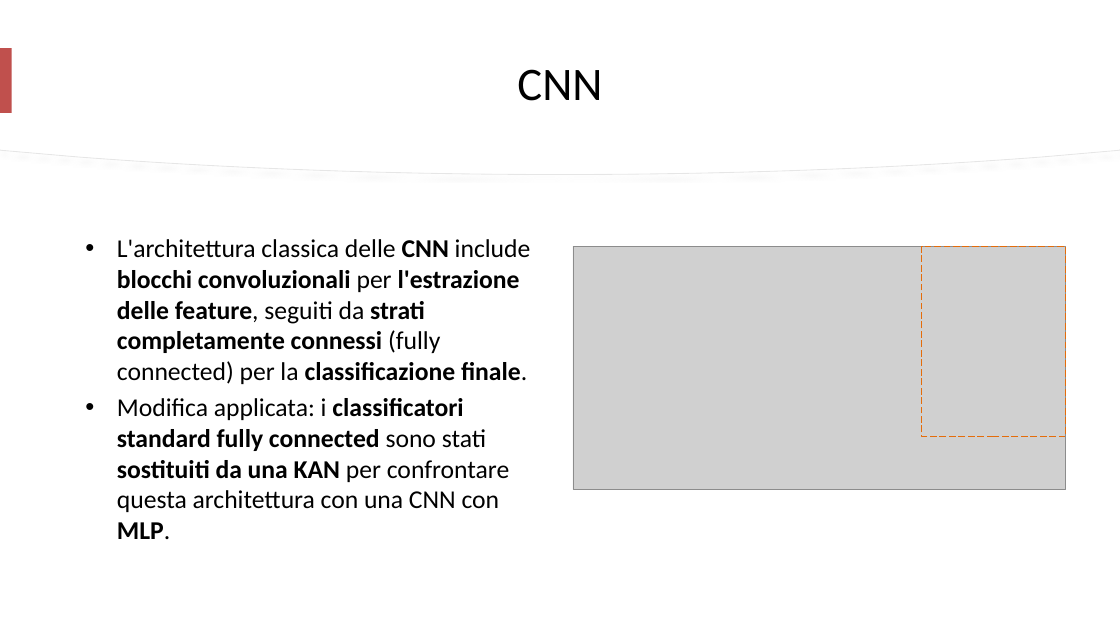
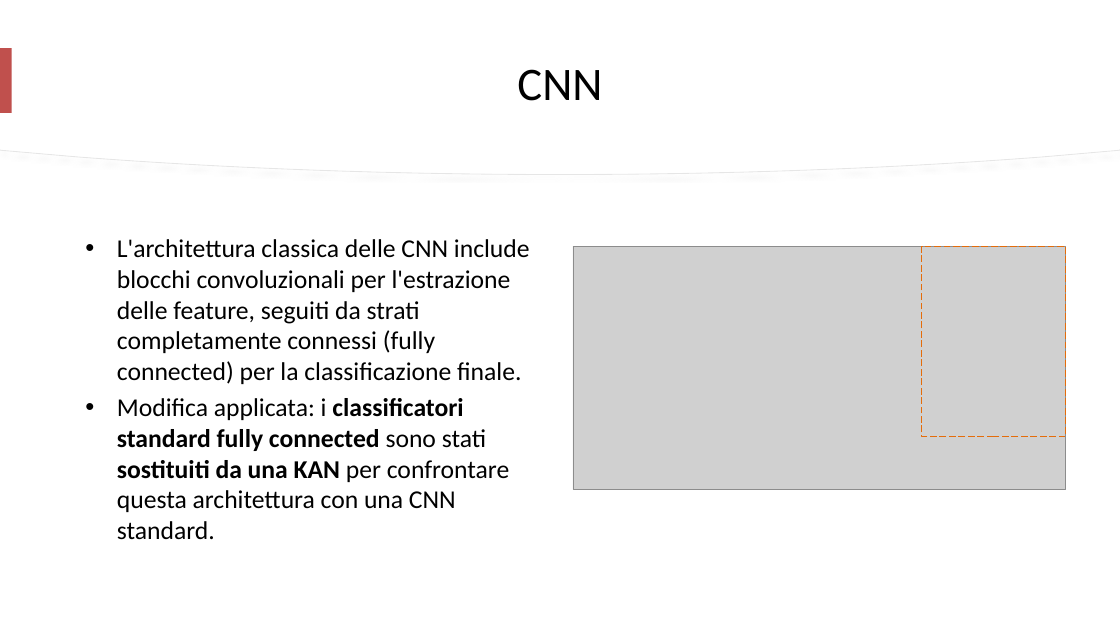
Before and after one commit to mtomas03/Thesis_Paper, a slide deck: slide 10 of Presentation.pptx (slide 14 before the commit). Drawn at 1120x630 pixels with LibreOffice and Linux fonts; fonts in the diff are those of the drawing; grey boxes stand for pictures. Boxes give left, top, right and bottom in pixels: in the first picture for what was removed or moved away, otherwise in the second. Text is boxed around its words. In the diff, an @@ line names an element or a change of style, - is before the commit and + after.

```diff
--- a/Presentation.pptx
+++ b/Presentation.pptx
@@ text at bbox=[117, 239, 530, 384]: bold off in "CNN blocchi convoluzionali l'estrazione delle feature, strat ..." @@
@@ text at bbox=[117, 398, 509, 540]: text changed @@
-• Modifica applicata: i classificatori standard fully connected sono stati sostituiti da una KAN per confrontare questa architettura con una CNN con MLP.
+• Modifica applicata: i classificatori standard fully connected sono stati sostituiti da una KAN per confrontare questa architettura con una CNN standard.
```
Also in this commit, not shown: 16 other slides changed, 4 slides removed, 1 other file.
